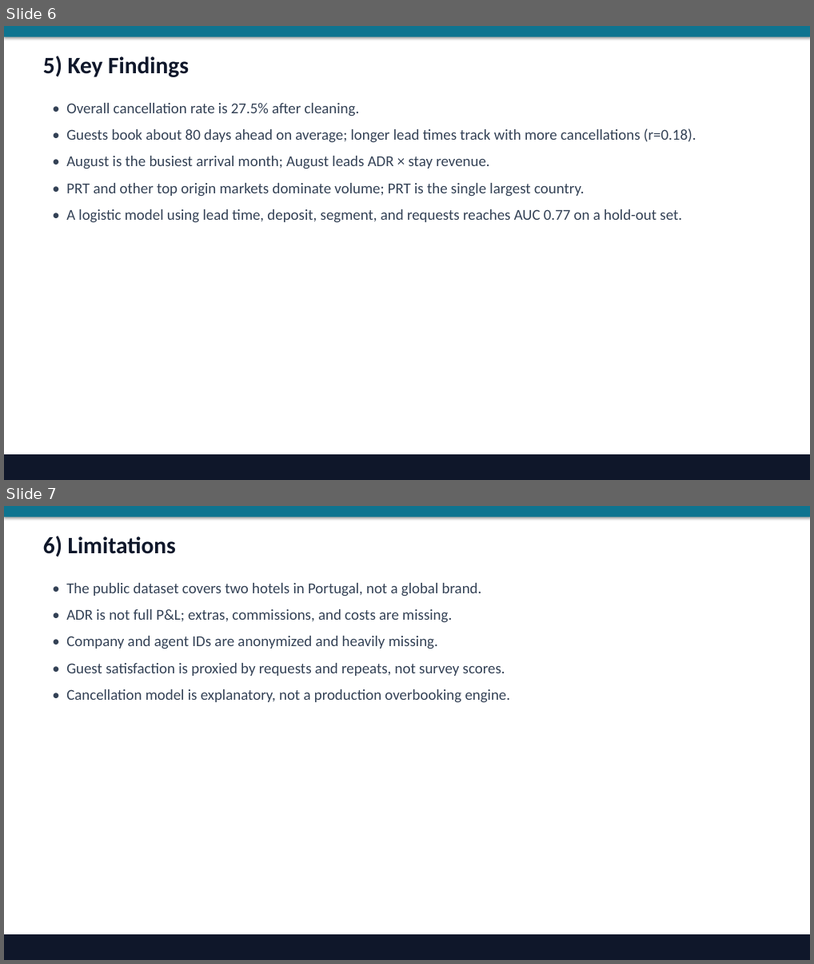
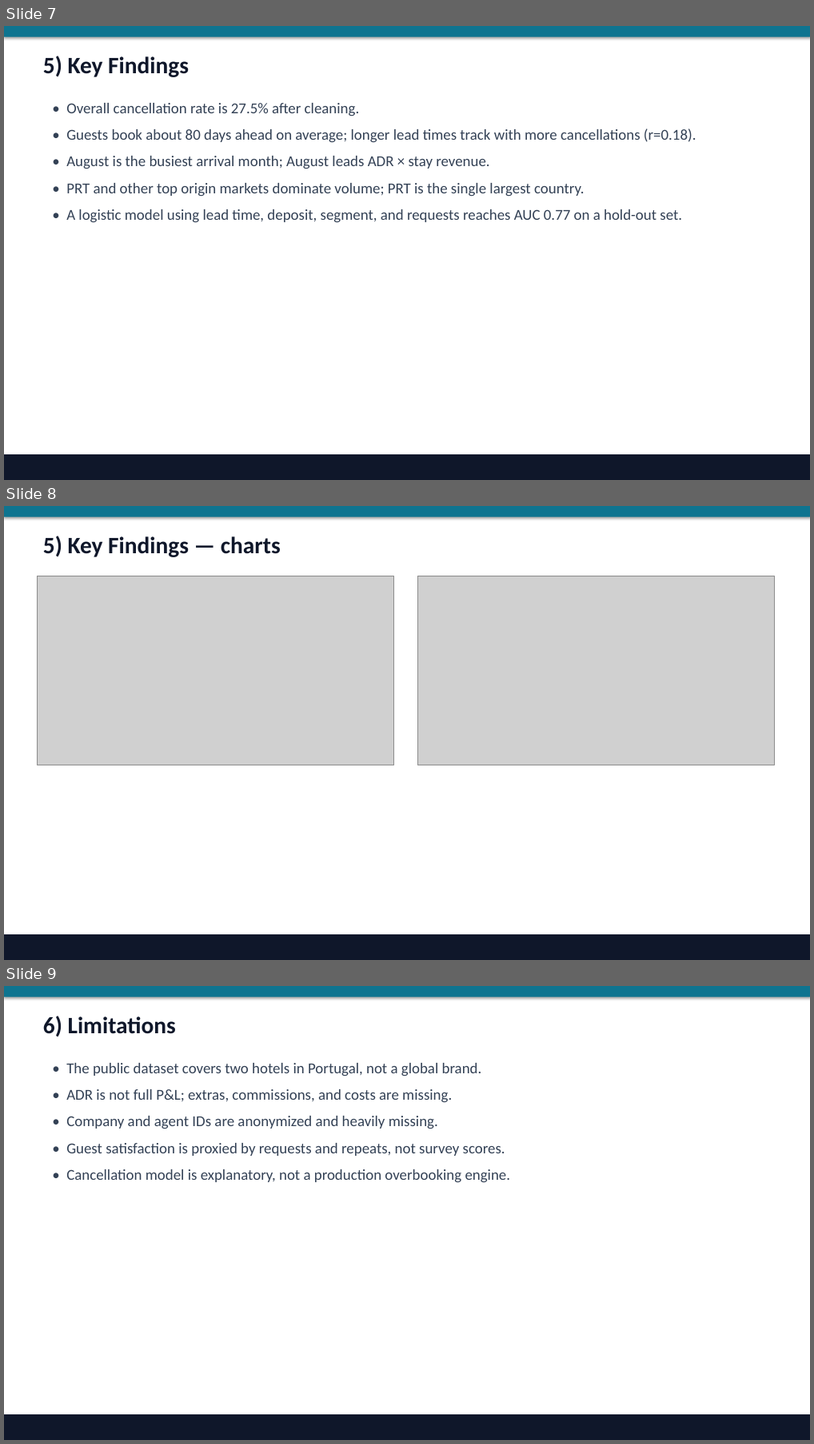
Before and after one commit to bhattchintan8540-cmd/EDA-02-hotel-harmony, a slide deck: presentations/EDA02_hotel_harmony.pptx. Shown one above the other, each under a label of ours: slides 6 and 7 before the commit, slides 7, 8 and 9 after it. The pictures are 814x964 and 814x1444 pixels, drawn with LibreOffice and Linux fonts; fonts in the diff are those of the drawing; grey boxes stand for pictures. Boxes give left, top, right and bottom in pixels: in the first picture for what was removed or moved away, otherwise in the second. Text is boxed around its words. In the diff, an @@ line names an element or a change of style, - is before the commit and + after.

Commit message:
Fill assignment gaps in docs, charts, and Q&A coverage.
Add case study/solution-guide deliverables, embed charts in PPT/HTML, and complete missing analysis items.

```diff
--- a/presentations/EDA02_hotel_harmony.pptx
+++ b/presentations/EDA02_hotel_harmony.pptx
@@ slide 8 added at (4, 506, 810, 960), background #FFFFFF @@
@@ rectangle added at (4, 506, 810, 517), fill #0E7490 @@
@@ text added at (43, 536, 281, 557), 28 pt, text #0F172A, bold @@
+5) Key Findings — charts
@@ picture added at (38, 576, 394, 765) @@
@@ picture added at (418, 576, 775, 765) @@
@@ rectangle added at (4, 934, 810, 960), fill #0F172A @@
@@ what was slide 6 is now slide 7 @@
@@ what was slide 7 is now slide 9 @@
```
Also in this commit, not shown: 1 slide changed, 1 other slide added, 13 other files.
